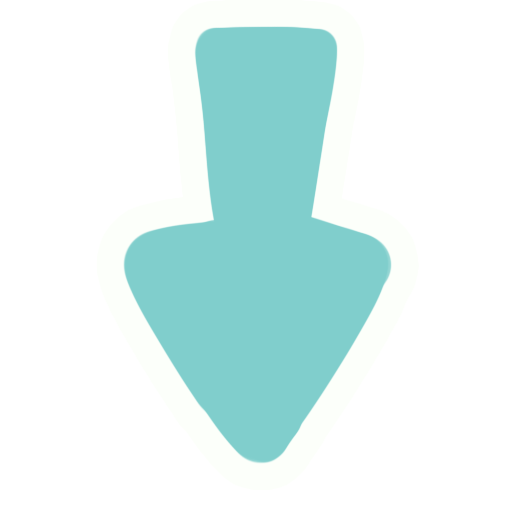
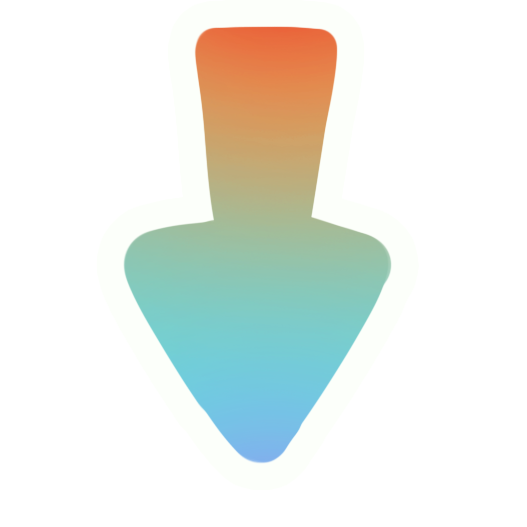
Revision of a layered 527x527 image; what changed, layer by layer:
added layer "Layer 5" above "Layer 1" over box(123, 26, 392, 464)
